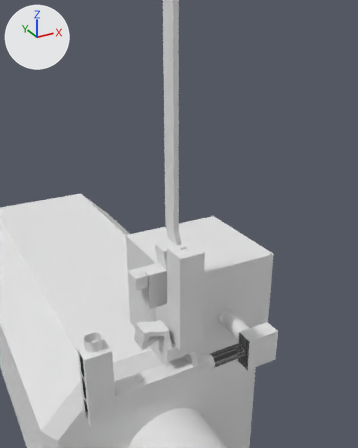
The FBX model Assets/Art/Models/05_Spaceship/Spaceship.fbx as it was, and as the next commit left it.
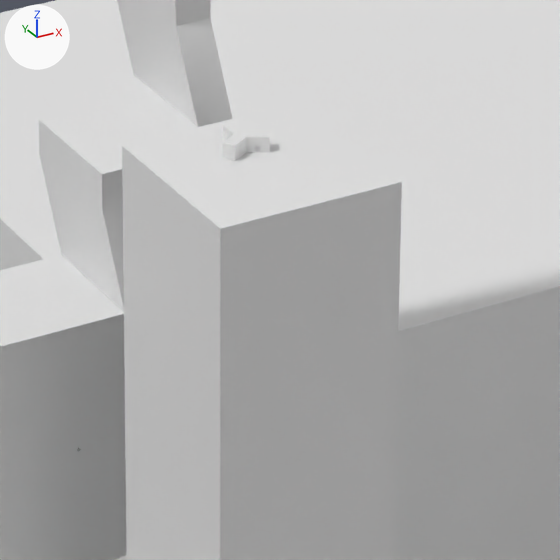
The first picture shows the older version from a 50 mm lens placed at (-57.6, -76.6, 140.6), pointed at (-20.2, -8.6, 106.6). The close-ups show both versions on the part from 42% to 63% of the width and 51% to 68% of the height of that picture; other places that the commit changed are outside them. Arrows for +X, +Y and +Z are at upper left; the lights stay in place. Where no turn or scale is listed for an object, it has been applied to the vertices. Vertices at the same position are counted once.

The first close-up shows 'AnimalRoom_Wall', 'BatRoom_Wall', 'PitchingMachine', 'Stair.002', 'Stair.003', 'StarBossRoom.001'.
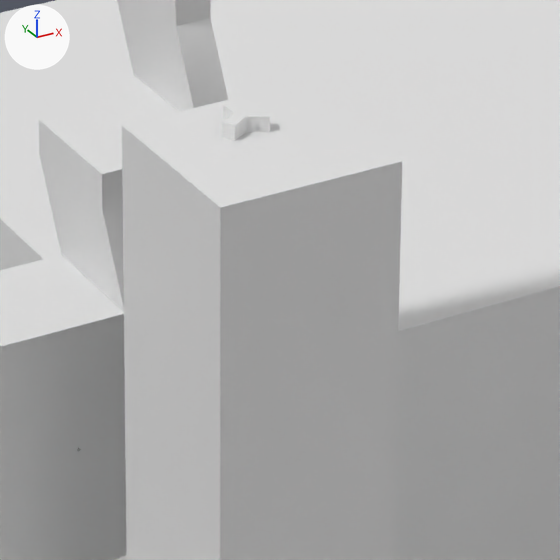
Changed parts and their boxes [x1, y1, x2, y2] in the close-ups (560 x 560 px; the box of a moved part takes in the faces that stretch with it):
'BatRoom_Wall', reshaped
    before: [122, 103, 402, 560]
    after: [122, 83, 402, 560]
'PitchingMachine', moved
    before: [222, 122, 270, 161]
    after: [222, 102, 270, 141]
part 1 of me_plane_002, moved or reshaped
    before: [122, 103, 401, 228]
    after: [122, 83, 401, 207]
part 2 of me_plane_002, surface changed
    before: [122, 146, 402, 231]
    after: [122, 126, 402, 231]

The change, as a diff of the scene's bpy script:
```diff
--- a/Assets/Art/Models/05_Spaceship/Spaceship.fbx.py
+++ b/Assets/Art/Models/05_Spaceship/Spaceship.fbx.py
@@ me_plane_002 @@
 # used by ob_batroom_wall; location = (-20.04, -10.16, 86.32)
 # verts and faces of me_plane_002; kept vertices keep their numbers, new ones are numbered from 39
 # before: 0 (-2.4, -2.9, 16.1) at pixel (220, 228), 1 (2.4, -2.9, 16.1) at pixel (401, 182), 10 (2.4, -2.9, -2.4), 11 (2.4, -2.9, 16.1) at pixel (401, 182), 20 (-2.4, 1.9, 16.1) at pixel (122, 145)
 # before: 21 (-2.4, 1.9, -2.4), 22 (-2.4, -2.9, 16.1) at pixel (220, 228), 24 (2.4, 1.9, 16.1) at pixel (298, 103), 25 (2.4, 1.9, -2.4), 28 (2.4, 1.9, 16.1) at pixel (298, 103)
 # before: 29 (2.4, 1.9, -2.4), 30 (-0.6, 0.2, 16.1) at pixel (222, 157), 31 (-0.5, -0.1, 16.1) at pixel (234, 161), 32 (0.0, 0.2, 16.1) at pixel (246, 152), 33 (-0.2, 0.5, 16.1)
 # before: 34 (-0.2, 1.0, 16.1) at pixel (223, 140), 35 (0.2, 1.0, 16.1), 36 (0.2, 0.5, 16.1), 37 (0.6, 0.2, 16.1) at pixel (269, 146), 38 (0.5, -0.1, 16.1) at pixel (269, 152)
-me_plane_002.from_pydata(...)  # 39 vertices, 13 faces; spans x -2.4..2.4, y -2.9..1.9, z -2.4..16.1
+me_plane_002.from_pydata(...)  # 39 vertices, 13 faces; spans x -2.4..2.4, y -2.9..1.9, z -2.4..16.7
+# me_plane_002 part 1
+delete_vertices([24, 28])  # with the faces that use them
+for i in [0, 1, 11, 20, 22, *range(30, 39)]: verts[i] += (0.0, 0.0, 0.6)
+verts[39] = (2.4, 1.9, 16.7)  # pixel (298, 83)
+verts[40] = (2.4, 1.9, 16.7)  # pixel (298, 83)
+faces += [(10, 11, 39, 25), (11, 38, 37, 36, 35, 34, 33, 30, 31, 22, 20, 39)]  # mat_wall (its picture is missing)
+faces += [(20, 21, 29, 40)]  # mat_floor (picture img_metalplates015b_2k_jpg_color_jpg)
+# me_plane_002 part 2: 10 kept faces spanning x -2.4..2.4, y -2.9..1.9, z -2.4..16.7 get new texture (UV) coordinates
 me_plane_002.materials.append(mat_wall)
@@ ob_pitchingmachine @@
 ob_pitchingmachine = bpy.data.objects.new('PitchingMachine', me_cylinder_023)
-ob_pitchingmachine.location = (-20.04, -9.78, 102.59)
+ob_pitchingmachine.location = (-20.04, -9.78, 103.1)
```
